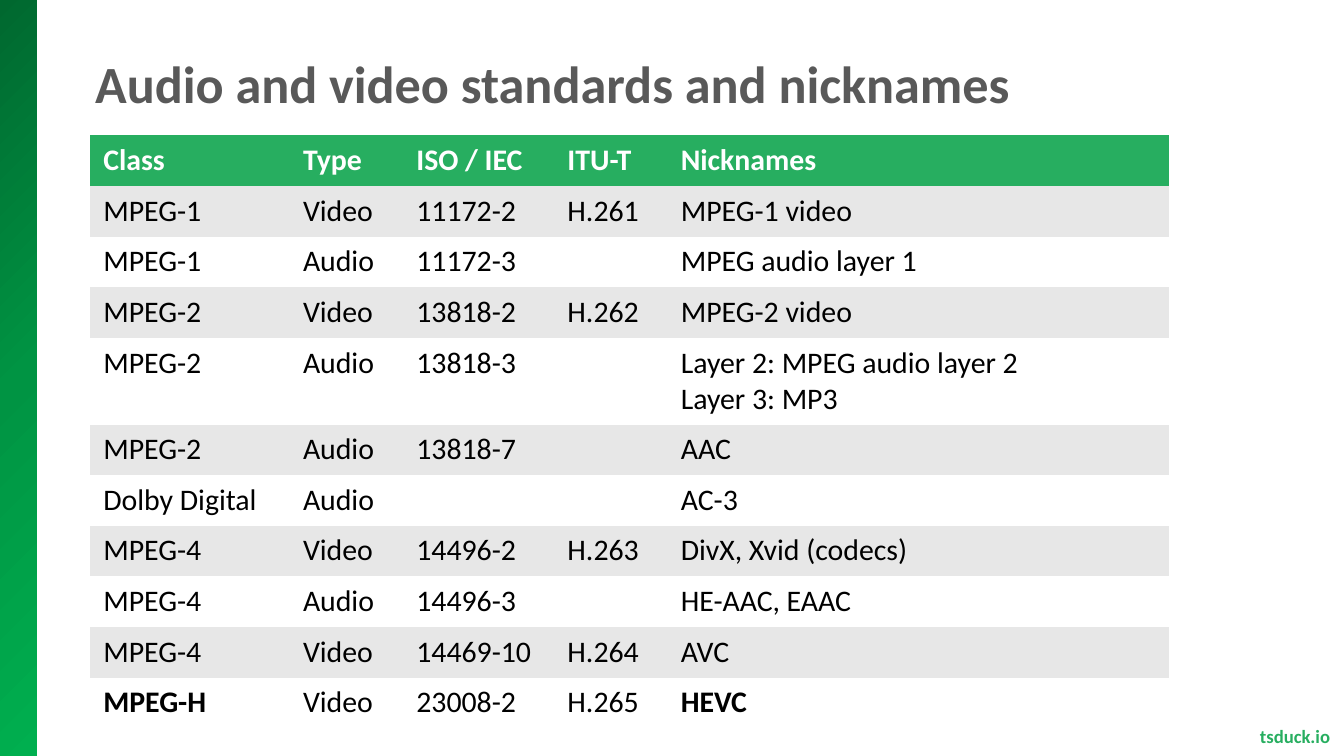
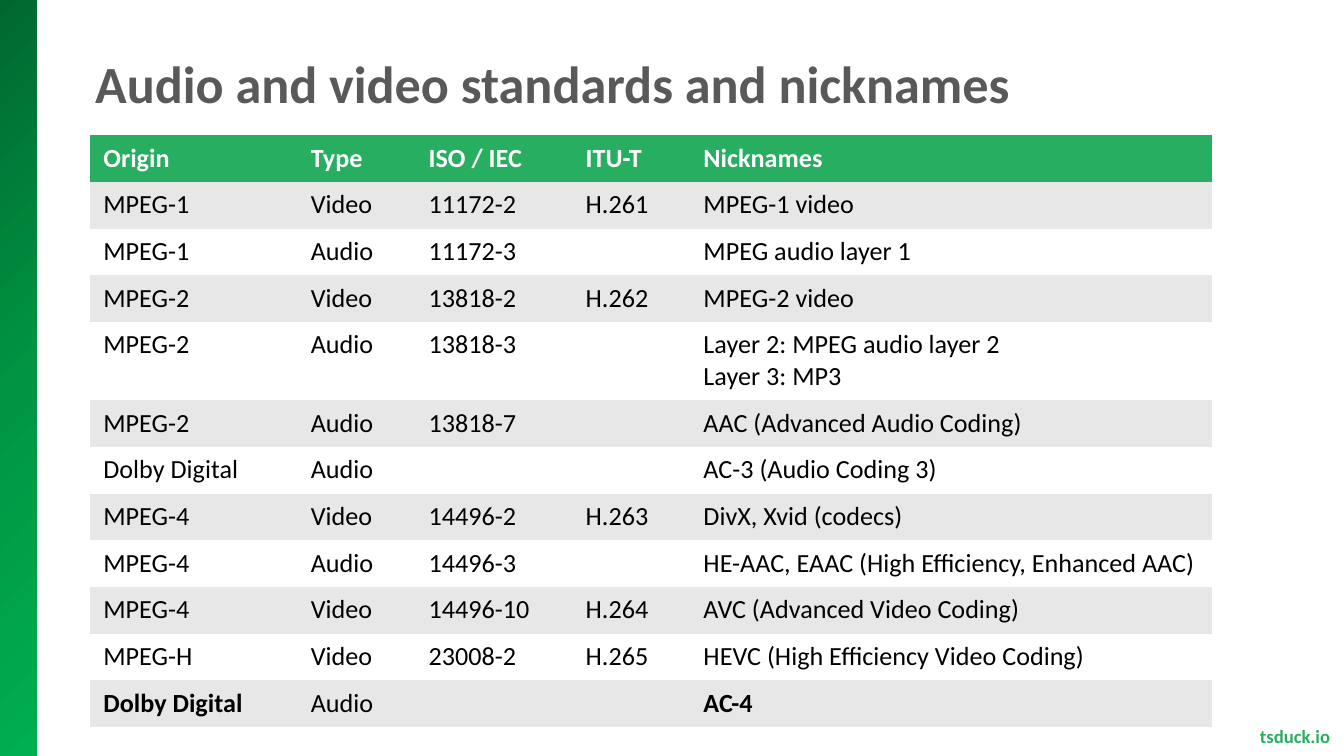
Before and after one commit to tsduck/tsduck, a slide deck: slide 40 of doc/mpegts-introduction.pptx. Drawn at 1344x756 pixels with LibreOffice and Linux fonts; fonts in the diff are those of the drawing; background and template pictures are left out. Boxes give left, top, right and bottom in pixels: in the first picture for what was removed or moved away, otherwise in the second. Text is boxed around its words. In the diff, an @@ line names an element or a change of style, - is before the commit and + after.

```diff
--- a/doc/mpegts-introduction.pptx
+++ b/doc/mpegts-introduction.pptx
@@ table at <box>90,136,1212,727</box> @@
-row 1, column 1: Class
+row 1, column 1: Origin
-row 6, column 5: AAC
+row 6, column 5: AAC (Advanced Audio Coding)
-row 7, column 5: AC-3
+row 7, column 5: AC-3 (Audio Coding 3)
-row 9: MPEG-4 | Audio | 14496-3 |  | HE-AAC, EAAC
-row 10: MPEG-4 | Video | 14469-10 | H.264 | AVC
-row 11: MPEG-H | Video | 23008-2 | H.265 | HEVC
+row 9: MPEG-4 | Audio | 14496-3 |  | HE-AAC, EAAC (High Efficiency, Enhanced AAC)
+row 10: MPEG-4 | Video | 14496-10 | H.264 | AVC (Advanced Video Coding)
+row 11: MPEG-H | Video | 23008-2 | H.265 | HEVC (High Efficiency Video Coding)
+row 12: Dolby Digital | Audio |  |  | AC-4
@@ table: place and size @@
-table at <box>90,136,1169,727</box>
+table at <box>90,136,1212,727</box>
```
Also in this commit, not shown: 2 other files.
